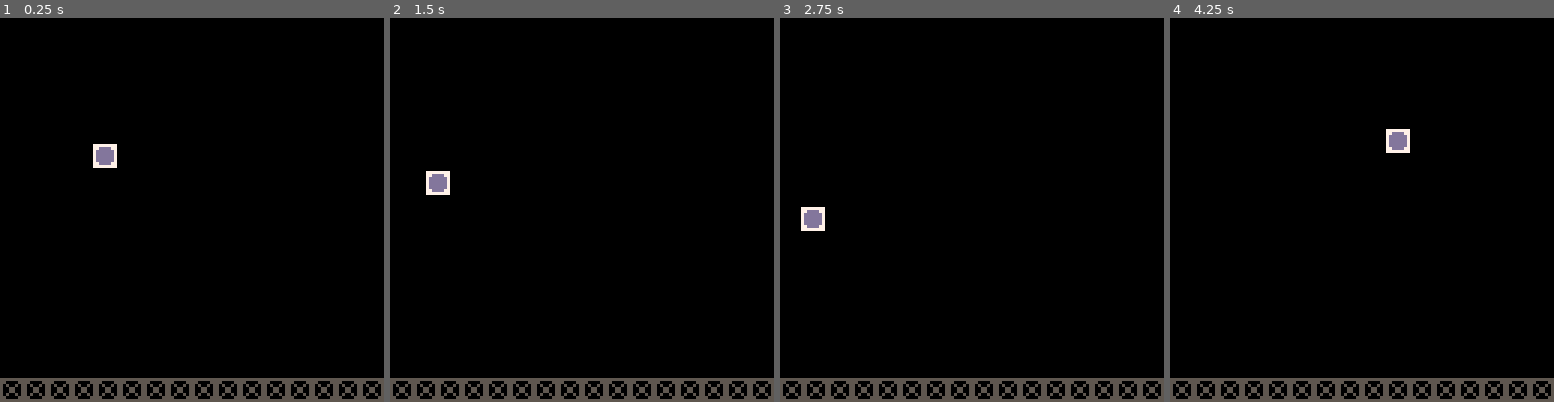
Above: before the commit, frames 1-4 (left to right).
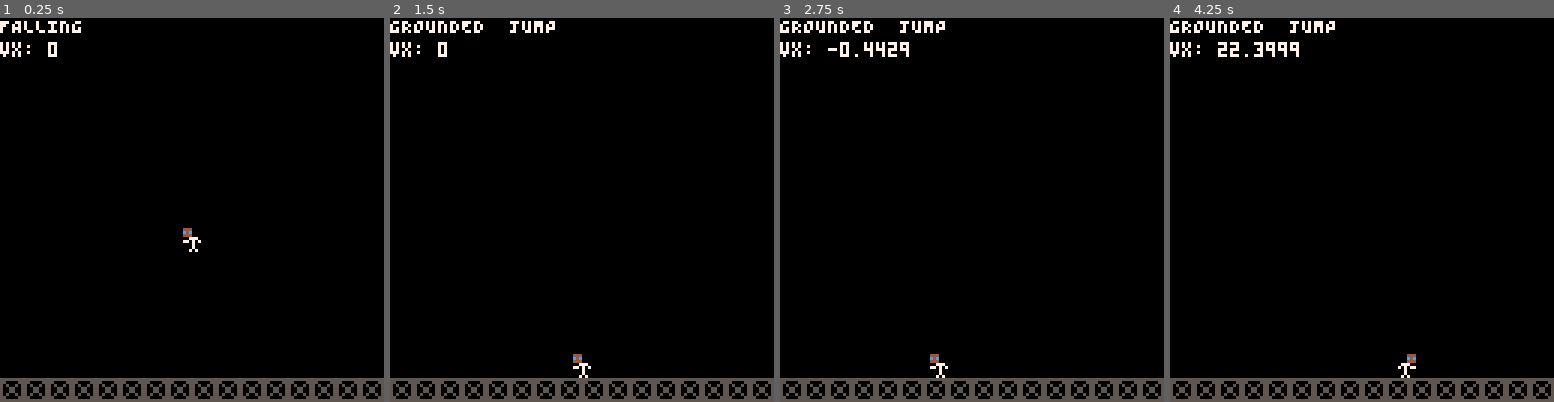
Above: after the commit, the same moments.

Repository: ayanamee/bistro8
Game: PICO-8 cartridge platformer/platformer.p8
Same seed, same stepped clock (60 frames per second), same inputs: the game is played once before the commit and once after it.
Inputs:
- Up to frame 1 (0.25 s): no input
- Up to frame 2 (1.5 s): no input
- Up to frame 3 (2.75 s): hold Left 1.97-2.37 s
- Up to frame 4 (4.25 s): hold Right 2.87-3.53 s; hold Up 3.58-4.08 s; hold Right from 4.13 s (still down)

The runs differ from the first frame. In frame 1, 1.0% of the frame differs, in the area x 0-53%, y 0-61%; in frame 2, 1.3%; in frame 3, 1.6%; in frame 4, 1.6%, in the area x 0-65%, y 0-94%.

Commit message:
messing with lateral movement

Diff:
--- a/platformer/main.lua
+++ b/platformer/main.lua
@@ -14,15 +14,15 @@
 tick = 0
 function _update()
     player_input()
-    --p_update(1/30)
+    p_update(1/30)
     tick = (tick==30) and 0 or tick+1
-    player.x = player.x + sin(tick*1/30) * 5
-    player.y = player.y + sin(0.2 + tick*1/30) * 3
+    --player.x = player.x + sin(tick*1/30) * 5
+    --player.y = player.y + sin(0.2 + tick*1/30) * 3
 end
 
 function _draw()
     cls()
-    spr(0,player.x,player.y)
+    spr(0,player.x,player.y,1,1,sprite_left)
     draw_floor()
 end
 
@@ -30,17 +30,28 @@
     for i=0,15 do
         spr(1,i*8,120)
     end
+    print(player.state,0,0,7,sprite_left)
+    print("vx: "..player.vx,0,8,7)
+    if jump_enabled then print("JUMP",40,0,7) end
 end
 
+
+sprite_left = true
 function player_input()
-    if(btn(0)) then player.x = player.x - 2 end
-    if(btn(1)) then player.x = player.x + 2 end
+    if(btn(0)) then player.vx =  - 32 end
+    if(btn(1)) then player.vx =   32 end
     if(btn(2) and jump_enabled) then jump() end
+    if player.vx == 0 then sprite_left = sprite_left
+    elseif player.vx < 0 then sprite_left = true else sprite_left= false end
 end
 
 function p_update(delta)
     local vy = player.vy0 + g * delta
     local y = player.y + player.vy0 * delta + 0.5 * g * delta * delta
+
+    local x = player.x + player.vx0 * delta
+
+    player.x = x
 
     if y < 112 then
         player.y = y
@@ -61,6 +72,7 @@
     if player.state == "FALLING" then
         if player.y > 108 then
             jump_enabled = true
+            player.state = "GROUNDED"
 
         elseif player.y >= 112 then
             player.state = "GROUNDED"
@@ -71,10 +83,17 @@
         end
     end
     if player.state == "GROUNDED" then
-        player.vy=0
+        --player.vy=0
+        jump_enabled = true
+
+        player.vx=player.vx*0.7
+        if abs(player.vx) < 0.1 then
+            player.vx = 0
+        end
     end
 
     player.vy0=player.vy
+    player.vx0=player.vx
 end
 
 function jump()
--- a/platformer/platformer.p8
+++ b/platformer/platformer.p8
@@ -3,11 +3,11 @@
 __lua__
 #include main.lua
 __gfx__
-77777777555555550000000000000000000000000000000000000000000000000000000000000000000000000000000000000000000000000000000000000000
-77dddd77550000550000000000000000000000000000000000000000000000000000000000000000000000000000000000000000000000000000000000000000
-7dddddd7505005050000000000000000000000000000000000000000000000000000000000000000000000000000000000000000000000000000000000000000
-7dddddd7500550050000000000000000000000000000000000000000000000000000000000000000000000000000000000000000000000000000000000000000
-7dddddd7500550050000000000000000000000000000000000000000000000000000000000000000000000000000000000000000000000000000000000000000
-7dddddd7505005050000000000000000000000000000000000000000000000000000000000000000000000000000000000000000000000000000000000000000
-77dddd77550000550000000000000000000000000000000000000000000000000000000000000000000000000000000000000000000000000000000000000000
-77777777555555550000000000000000000000000000000000000000000000000000000000000000000000000000000000000000000000000000000000000000
+00004440555555550000000000000000000000000000000000000000000000000000000000000000000000000000000000000000000000000000000000000000
+0000c4c0550000550000000000000000000000000000000000000000000000000000000000000000000000000000000000000000000000000000000000000000
+00004440505005050000000000000000000000000000000000000000000000000000000000000000000000000000000000000000000000000000000000000000
+00777000500550050000000000000000000000000000000000000000000000000000000000000000000000000000000000000000000000000000000000000000
+07070770500550050000000000000000000000000000000000000000000000000000000000000000000000000000000000000000000000000000000000000000
+00070000505005050000000000000000000000000000000000000000000000000000000000000000000000000000000000000000000000000000000000000000
+00070000550000550000000000000000000000000000000000000000000000000000000000000000000000000000000000000000000000000000000000000000
+00707000555555550000000000000000000000000000000000000000000000000000000000000000000000000000000000000000000000000000000000000000
